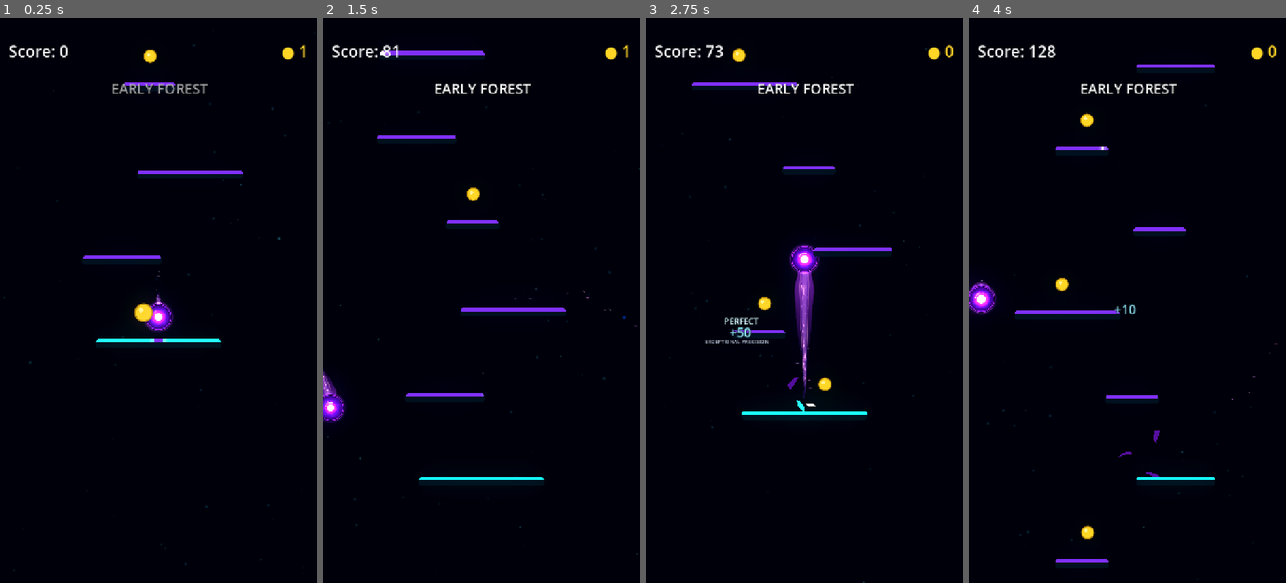
Above: before the commit, frames 1-4 (left to right).
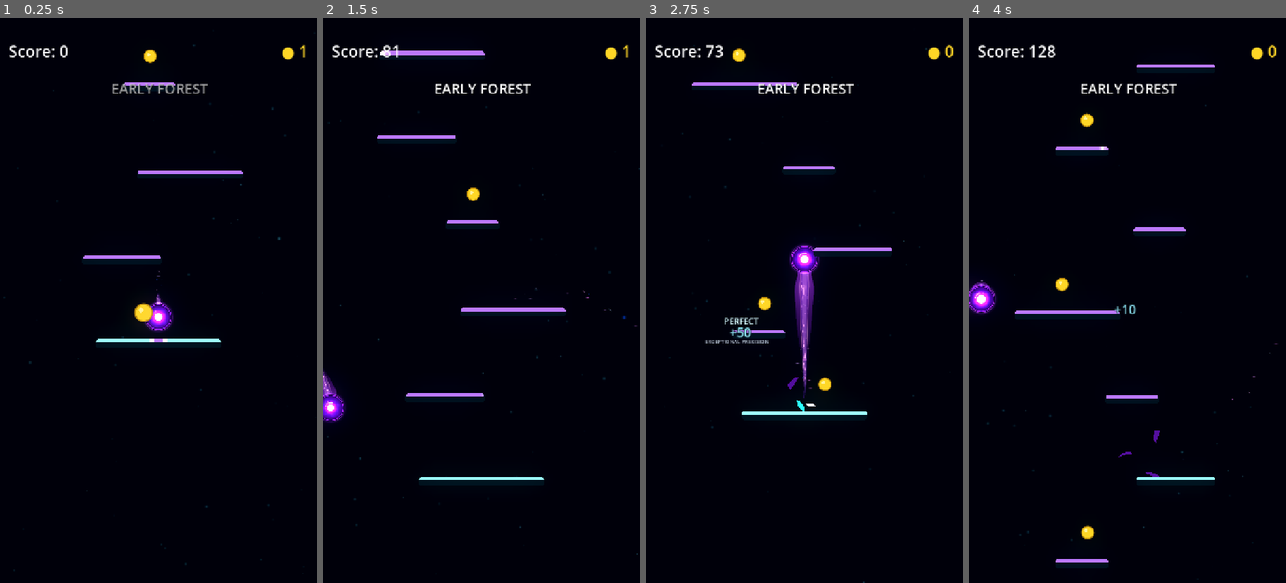
Above: after the commit, the same moments.

Repository: Kryodo/TowerJump
Game: Godot game, scene res://scenes/main.tscn
Same seed, same stepped clock (60 frames per second), same inputs: the game is played once before the commit and once after it.
Inputs (mouse positions are in pixels of both pictures, inside the frame that each line leads up to):
- Up to frame 1 (0.25 s): no input
- Up to frame 2 (1.5 s): move the mouse to (551, 272) at 0.52 s; hold Right (ui_right) 0.53-1.25 s; click (551, 272) at 0.67 s; drag from (418, 328) to (471, 193) at 1.27 s
- Up to frame 3 (2.75 s): click "Nochmal spielen" at 2 s
- Up to frame 4 (4 s): move the mouse to (1159, 176) at 2.77 s; hold Right (ui_right) 2.78-3.5 s; drag from (1111, 413) to (1060, 193) at 3.52 s

The runs differ from the first frame. In frame 1, 0.7% of the frame differs, in the area x 26-77%, y 11-58%; in frame 2, 1.1%, in the area x 17-77%, y 5-82%; in frame 3, 0.7%; in frame 4, 0.9%.

Commit message:
Correct palette color space and apply orb colors directly

Diff:
--- a/resources/palettes/default_neon_zone.tres
+++ b/resources/palettes/default_neon_zone.tres
@@ -4,10 +4,10 @@
 
 [resource]
 script = ExtResource("1_palette")
-idle_edge_color = Color(0.5, 0.19, 0.98, 1)
-charge_edge_color = Color(0.1, 2.15, 3.2, 1)
-charge_core_color = Color(0.45, 3.15, 4.2, 1)
-confirmation_color = Color(4.2, 4.2, 4.2, 1)
+idle_edge_color = Color(0.735, 0.472, 0.991, 1)
+charge_edge_color = Color(0.19, 0.84, 1, 1)
+charge_core_color = Color(0.36, 0.88, 1, 1)
+confirmation_color = Color(1, 1, 1, 1)
 good_color = Color(0.68, 0.54, 1, 1)
 epic_color = Color(0.16, 0.83, 1, 1)
 perfect_color = Color(0.84, 0.98, 1, 1)
--- a/scenes/ball.gdshader
+++ b/scenes/ball.gdshader
@@ -15,10 +15,10 @@
 uniform float combo_core_blend = 0.0;
 uniform float combo_activation_flash = 0.0;
 // Zone-semantic roles; HDR gain remains independent from each palette hue.
-uniform vec4 quality_good_color = vec4(0.68, 0.54, 1.0, 1.0);
-uniform vec4 quality_epic_color = vec4(0.16, 0.83, 1.0, 1.0);
-uniform vec4 quality_perfect_color = vec4(0.84, 0.98, 1.0, 1.0);
-uniform vec4 zone_confirmation_color = vec4(4.20, 4.20, 4.20, 1.0);
+uniform vec4 quality_good_color : source_color = vec4(0.68, 0.54, 1.0, 1.0);
+uniform vec4 quality_epic_color : source_color = vec4(0.16, 0.83, 1.0, 1.0);
+uniform vec4 quality_perfect_color : source_color = vec4(0.84, 0.98, 1.0, 1.0);
+uniform vec4 zone_confirmation_color : source_color = vec4(1.0, 1.0, 1.0, 1.0);
 
 void fragment() {
 	vec2 p = UV * 2.0 - 1.0;
@@ -73,7 +73,7 @@
 	}
 
 	// Confirmation is a zone-semantic role independent from the cosmetic orb skin.
-	confirmation_core_color = zone_confirmation_color.rgb;
+	confirmation_core_color = zone_confirmation_color.rgb * 4.2;
 
 	// Saturated energy body with a deeper outer edge for visual depth.
 	float body_falloff = 1.0 - smoothstep(0.04, 1.02, d);
--- a/scenes/platform_edge_feedback.gdshader
+++ b/scenes/platform_edge_feedback.gdshader
@@ -8,10 +8,10 @@
 instance uniform float landing_confirm = 0.0;
 instance uniform float activated = 0.0;
 instance uniform float idle_sheen_progress = -1.0;
-instance uniform vec4 palette_idle_color = vec4(0.50, 0.19, 0.98, 1.0);
-instance uniform vec4 palette_charge_color = vec4(0.10, 2.15, 3.20, 1.0);
-instance uniform vec4 palette_charge_core_color = vec4(0.45, 3.15, 4.20, 1.0);
-instance uniform vec4 palette_confirmation_color = vec4(4.20, 4.20, 4.20, 1.0);
+instance uniform vec4 palette_idle_color : source_color = vec4(0.735, 0.472, 0.991, 1.0);
+instance uniform vec4 palette_charge_color : source_color = vec4(0.19, 0.84, 1.0, 1.0);
+instance uniform vec4 palette_charge_core_color : source_color = vec4(0.36, 0.88, 1.0, 1.0);
+instance uniform vec4 palette_confirmation_color : source_color = vec4(1.0, 1.0, 1.0, 1.0);
 
 void vertex() {
 	edge_local_x = VERTEX.x;
@@ -26,10 +26,12 @@
 	float charge = clamp(approach_charge, 0.0, 1.0);
 	float active = clamp(activated, 0.0, 1.0);
 
+	// Palette colors are authored as sRGB color values and converted by the
+	// source_color hint. Separate emission gains preserve the original HDR feel.
 	vec3 neutral_color = palette_idle_color.rgb;
-	vec3 active_color = palette_charge_color.rgb;
-	vec3 active_core = palette_charge_core_color.rgb;
-	vec3 confirm_color = palette_confirmation_color.rgb;
+	vec3 active_color = palette_charge_color.rgb * 3.2;
+	vec3 active_core = palette_charge_core_color.rgb * 4.2;
+	vec3 confirm_color = palette_confirmation_color.rgb * 4.2;
 
 	// The charge is a continuous bilateral loading bar. Both sides always
 	// start at the physical ends of the platform and advance toward the
--- a/scripts/landing/landing_feedback_presenter.gd
+++ b/scripts/landing/landing_feedback_presenter.gd
@@ -61,6 +61,7 @@
 	_ball = get_node_or_null(ball_path) as Node2D
 	_orb_visual = get_node_or_null(orb_visual_path) as Sprite2D
 	_score_controller = get_node_or_null(landing_score_controller_path)
+	_apply_zone_palette_to_orb()
 	_create_state_indicators()
 	if not ZonePaletteManager.palette_changed.is_connected(_on_zone_palette_changed):
 		ZonePaletteManager.palette_changed.connect(_on_zone_palette_changed)
@@ -556,10 +557,23 @@
 		caption.horizontal_alignment = HORIZONTAL_ALIGNMENT_RIGHT
 
 
+func _apply_zone_palette_to_orb() -> void:
+	if _zone_palette == null or _orb_visual == null or not is_instance_valid(_orb_visual):
+		return
+	var material := _orb_visual.material as ShaderMaterial
+	if material == null:
+		return
+	material.set_shader_parameter("quality_good_color", _zone_palette.good_color)
+	material.set_shader_parameter("quality_epic_color", _zone_palette.epic_color)
+	material.set_shader_parameter("quality_perfect_color", _zone_palette.perfect_color)
+	material.set_shader_parameter("zone_confirmation_color", _zone_palette.confirmation_color)
+
+
 func _on_zone_palette_changed(palette: ZoneFeedbackPalette) -> void:
 	if palette == null:
 		return
 	_zone_palette = palette
+	_apply_zone_palette_to_orb()
 	if not _last_state.is_empty():
 		_on_combo_state_changed(_last_state)
 
--- a/scripts/visual/zone_feedback_palette.gd
+++ b/scripts/visual/zone_feedback_palette.gd
@@ -4,10 +4,10 @@
 ## but gameplay feedback reads these shared roles so quality meaning remains consistent.
 
 @export_group("Platform State")
-@export var idle_edge_color: Color = Color(0.50, 0.19, 0.98, 1.0)
-@export var charge_edge_color: Color = Color(0.10, 2.15, 3.20, 1.0)
-@export var charge_core_color: Color = Color(0.45, 3.15, 4.20, 1.0)
-@export var confirmation_color: Color = Color(4.20, 4.20, 4.20, 1.0)
+@export var idle_edge_color: Color = Color(0.735, 0.472, 0.991, 1.0)
+@export var charge_edge_color: Color = Color(0.19, 0.84, 1.0, 1.0)
+@export var charge_core_color: Color = Color(0.36, 0.88, 1.0, 1.0)
+@export var confirmation_color: Color = Color(1.0, 1.0, 1.0, 1.0)
 
 @export_group("Landing Quality")
 ## Bright periwinkle/lavender, related to idle violet but brighter and bluer.
